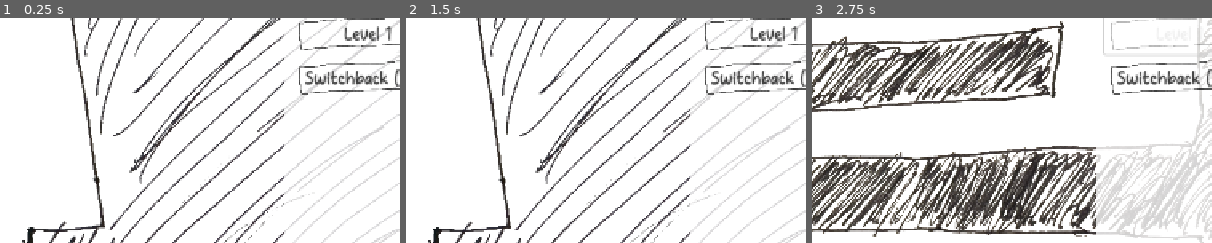
Above: before the commit, frames 1-3 (left to right).
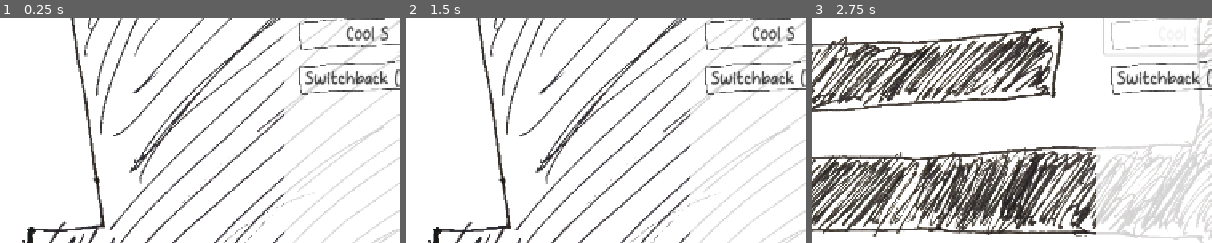
Above: after the commit, the same moments.

Repository: OzuYatamutsu/notebook-tower-defense
Game: Godot game, scene res://levels/MapSelect.tscn
The game is run twice, just before and just after one commit, with the same random seed, the same clock (stepped at 60 frames per second) and the same inputs.
Inputs (mouse positions are % of the whole screen's width and height, from its top left):
- Up to frame 1 (0.25 s): no input
- Up to frame 2 (1.5 s): click (89, 25) at 0.5 s, where only the run after the commit has a clickable "Cool S"; click "Test Level" at 1.25 s
- Up to frame 3 (2.75 s): click (89, 25) at 2 s, where only the run before the commit has a clickable "Level 1"
The pictures show only the part of the screen within x 44-94%, y 21-71%; the shares and areas given below are measured in that part.

The runs differ from the first frame. In frame 1, 0.6% of the frame differs, in the area x 86-98%, y 3-11%; in frame 2, 0.6%; in frame 3, less than 0.1%.

Commit message:
Rename Level1 -> CoolS

Diff:
--- a/levels/MapSelect.tscn
+++ b/levels/MapSelect.tscn
@@ -60,11 +60,11 @@
 flat = true
 icon_alignment = 1
 
-[node name="Level1" type="Button" parent="Selector/ButtonContainer"]
+[node name="CoolS" type="Button" parent="Selector/ButtonContainer"]
 layout_mode = 2
 theme = ExtResource("3_ytd17")
 theme_override_colors/font_color = Color(0.231373, 0.231373, 0.231373, 1)
-text = "Level 1"
+text = "Cool S"
 icon = ExtResource("3_8a0mh")
 flat = true
 icon_alignment = 1
--- a/levels/level1.tscn
+++ b/levels/level_cools.tscn
@@ -59,13 +59,13 @@
 }
 point_count = 16
 
-[node name="Level1" type="Node"]
-script = ExtResource("1_ua5ty")
+[node name="Level_CoolS" type="Node"]
+script = ExtResource("1_uh8lo")
 metadata/_custom_type_script = "uid://0wwxleyefwme"
 
-[node name="UI" parent="." instance=ExtResource("2_b3oru")]
+[node name="UI" parent="." instance=ExtResource("2_r7tsd")]
 
-[node name="LevelViewport" parent="." instance=ExtResource("3_ua5ty")]
+[node name="LevelViewport" parent="." instance=ExtResource("3_52n04")]
 
 [node name="Path2D" type="Path2D" parent="LevelViewport/mobs" index="0"]
 curve = SubResource("Curve2D_ua5ty")
--- a/levels/map_select.gd
+++ b/levels/map_select.gd
@@ -5,7 +5,7 @@
 
 var LABEL_LEVEL_MAP = {
     "TestLevel": "res://levels/test_level.tscn",
-    "Level1": "res://levels/level1.tscn",
+    "CoolS": "res://levels/level_cools.tscn",
     "SwitchbackVTD": "res://levels/level_switchback.tscn",
 }
 
Not shown: 2 places in levels/level_cools.tscn that only renumber resources
